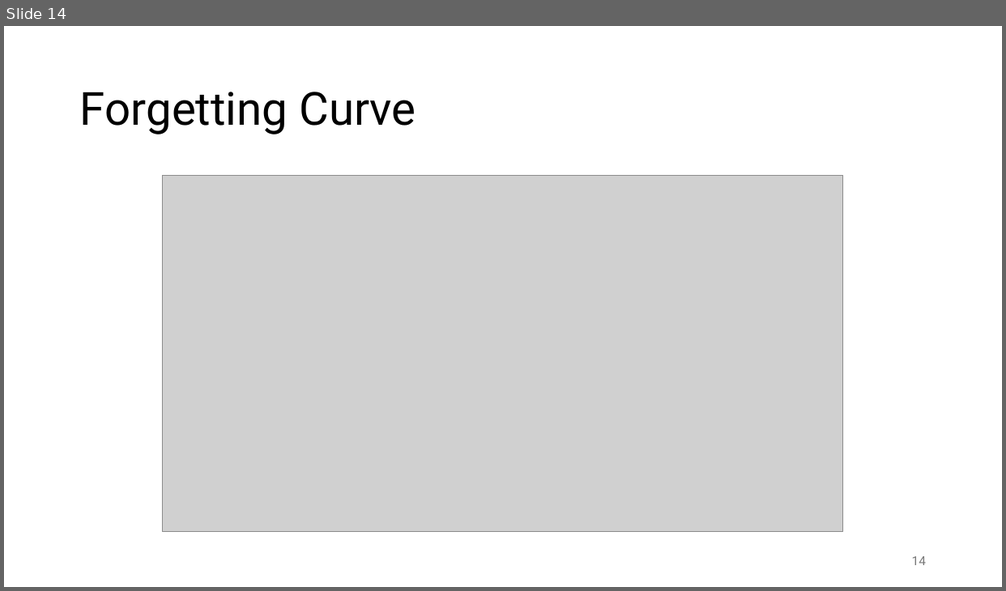
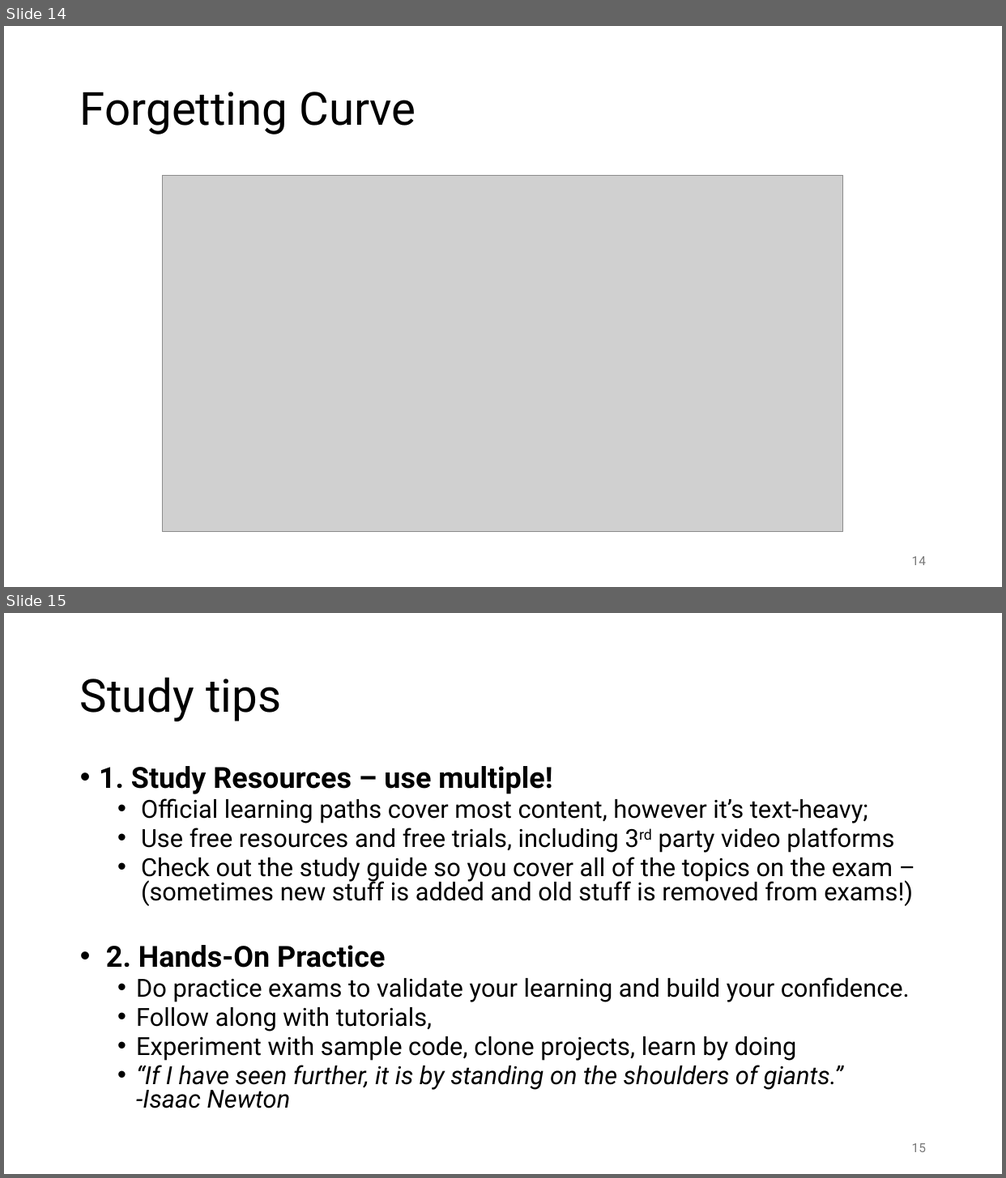
Before and after one commit to dan-pi/presentations, a slide deck: Dan’s Certification Journey - Part 1.pptx. Shown one above the other, each under a label of ours: slide 14 before the commit, slides 14 and 15 after it. The pictures are 1006x591 and 1006x1178 pixels, drawn with LibreOffice and Linux fonts; fonts in the diff are those of the drawing; grey boxes stand for pictures. Boxes give left, top, right and bottom in pixels: in the first picture for what was removed or moved away, otherwise in the second. Text is boxed around its words. In the diff, an @@ line names an element or a change of style, - is before the commit and + after.

```diff
--- a/Dan’s Certification Journey - Part 1.pptx
+++ b/Dan’s Certification Journey - Part 1.pptx
@@ slide 15 added at [4,613,1002,1174], background #FFFFFF @@
@@ title added at [80,677,281,722], 44 pt, text #000000 @@
+Study tips
@@ text added at [99,766,913,1109], 24 pt, text #000000 @@
+• 1. Study Resources – use multiple!
+  • Official learning paths cover most content, however it’s text-heavy;
+  • Use free resources and free trials, including 3rd party video platforms
+  • Check out the study guide so you cover all of the topics on the exam – (sometimes new stuff is added and old stuff is removed from exams!)
+• 2. Hands-On Practice
+  • Do practice exams to validate your learning and build your confidence.
+  • Follow along with tutorials,
+  • Experiment with sample code, clone projects, learn by doing
+  • “If I have seen further, it is by standing on the shoulders of giants.”
+    -Isaac Newton
@@ page number added at [912,1144,926,1152], 12 pt, text #797979 @@
+15
```
Also in this commit, not shown: 3 slides changed, 1 other slide added, 2 slides removed.
